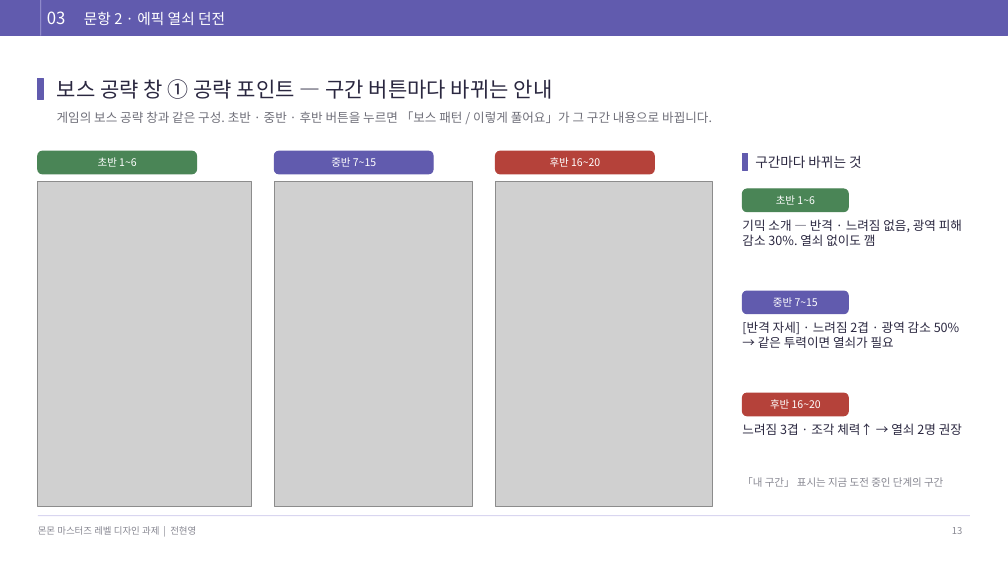
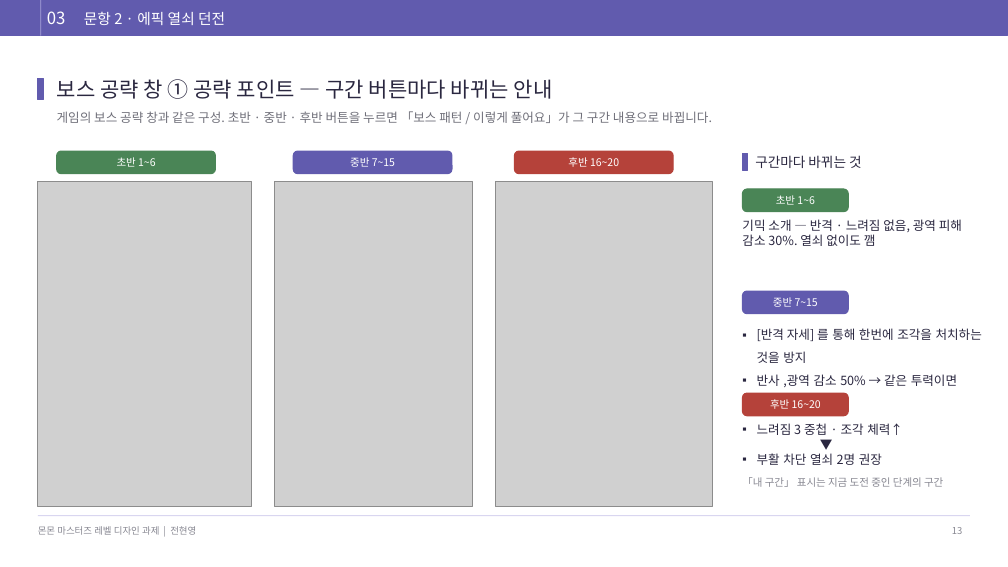
Before and after one commit to junhy96/MonMonCombat, a slide deck: slide 13 of docs/deck/monmon-assignment-draft.pptx. Drawn at 1008x567 pixels with LibreOffice and Linux fonts; fonts in the diff are those of the drawing; grey boxes stand for pictures. Boxes give left, top, right and bottom in pixels: in the first picture for what was removed or moved away, otherwise in the second. Text is boxed around its words. In the diff, an @@ line names an element or a change of style, - is before the commit and + after.

```diff
--- a/docs/deck/monmon-assignment-draft.pptx
+++ b/docs/deck/monmon-assignment-draft.pptx
@@ 3 texts, 3 rounded rectangles: place and size @@
-3 texts, 3 rounded rectangles at <box>38,151,654,174</box>
+3 texts, 3 rounded rectangles at <box>57,151,673,174</box>
@@ text at <box>757,328,982,409</box>: text changed @@
-[반격 자세] · 느려짐 2겹 · 광역 감소 50% → 같은 투력이면 열쇠가 필요
+▪ [반격 자세] 를 통해 한번에 조각을 처치하는 것을 방지
+▪ 반사 ,광역 감소 50% → 같은 투력이면 열쇠가 필요
@@ text at <box>757,423,903,465</box>: text changed @@
-느려짐 3겹 · 조각 체력↑ → 열쇠 2명 권장
+▪ 느려짐 3 중첩 · 조각 체력↑
+  ▼
+▪ 부활 차단 열쇠 2명 권장
```
Also in this commit, not shown: 14 other slides changed, 4 other files.
